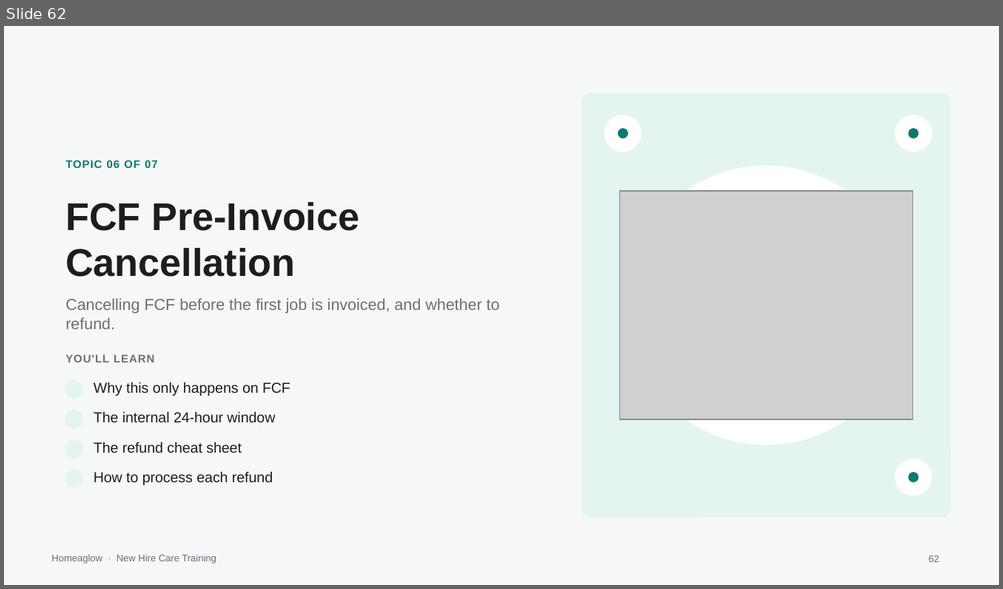
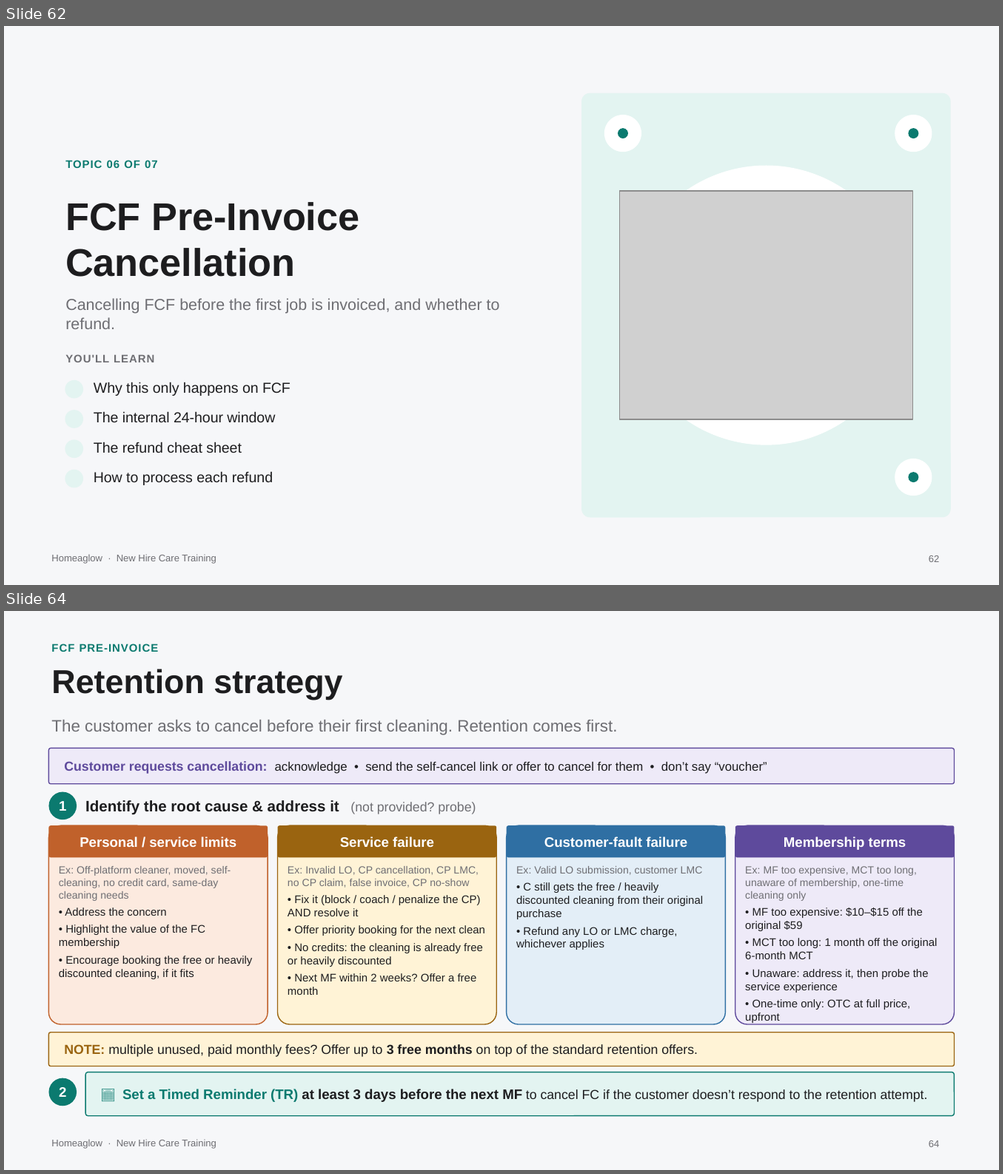
Before and after one commit to anjulimichelle/training, a slide deck: retention-membership-cancellation/retention-membership-cancellation.pptx. Shown one above the other, each under a label of ours: slide 62 before the commit, slides 62 and 64 after it; the slides between them are not shown. The pictures are 1003x589 and 1003x1174 pixels, drawn with LibreOffice and Linux fonts; fonts in the diff are those of the drawing; grey boxes stand for pictures; background and template pictures are left out. Boxes give left, top, right and bottom in pixels: in the first picture for what was removed or moved away, otherwise in the second. Text is boxed around its words. In the diff, an @@ line names an element or a change of style, - is before the commit and + after.

```diff
--- a/retention-membership-cancellation/retention-membership-cancellation.pptx
+++ b/retention-membership-cancellation/retention-membership-cancellation.pptx
@@ slide 64 added at [4,611,999,1170], background #F6F7F9; not listed: 1 template element that a slide beside it also shows @@
@@ text added at [51,644,159,652], 8 pt, text #0B7A6F, bold @@
+FCF PRE-INVOICE
@@ text added at [51,669,342,700], 24 pt, text #1D1D1F, bold @@
+Retention strategy
@@ text added at [51,720,617,735], 12 pt, text #6E6E73 @@
+The customer asks to cancel before their first cleaning. Retention comes first.
@@ rounded rectangle added at [48,748,954,784], fill #EEEAF8, outline #5E4A9C 0.75 pt, 9 pt, text #1D1D1F @@
+Customer requests cancellation: acknowledge • send the self-cancel link or offer to cancel for them • don’t say “voucher”
@@ rounded rectangle added at [48,792,77,820], fill #0B7A6F, 10 pt, text #FFFFFF, bold @@
+1
@@ text added at [85,800,475,815], 11 pt, text #1D1D1F, bold @@
+Identify the root cause & address it (not provided? probe)
@@ rounded rectangle added at [48,826,267,1025], fill #FCEADF, outline #C0612B 0.75 pt @@
@@ rounded rectangle added at [48,826,267,857], fill #C0612B, 10 pt, text #FFFFFF, bold @@
+Personal / service limits
@@ rounded rectangle added at [278,826,496,1025], fill #FFF3D6, outline #9A6410 0.75 pt @@
@@ rounded rectangle added at [278,826,496,857], fill #9A6410, 10 pt, text #FFFFFF, bold @@
+Service failure
@@ rounded rectangle added at [506,826,725,1025], fill #E3EEF7, outline #2F6FA3 0.75 pt @@
@@ rounded rectangle added at [506,826,725,857], fill #2F6FA3, 10 pt, text #FFFFFF, bold @@
+Customer-fault failure
@@ rounded rectangle added at [735,826,954,1025], fill #EEEAF8, outline #5E4A9C 0.75 pt @@
@@ rounded rectangle added at [735,826,954,857], fill #5E4A9C, 10 pt, text #FFFFFF, bold @@
+Membership terms
@@ text added at [59,866,253,980], 8 pt, text #1D1D1F @@
+Ex: Off-platform cleaner, moved, self-cleaning, no credit card, same-day cleaning needs
+• Address the concern
+• Highlight the value of the FC membership
+• Encourage booking the free or heavily discounted cleaning, if it fits
@@ text added at [287,866,485,995], 8 pt, text #1D1D1F @@
+Ex: Invalid LO, CP cancellation, CP LMC, no CP claim, false invoice, CP no-show
+• Fix it (block / coach / penalize the CP) AND resolve it
+• Offer priority booking for the next clean
+• No credits: the cleaning is already free or heavily discounted
+• Next MF within 2 weeks? Offer a free month
@@ text added at [516,866,703,950], 8 pt, text #1D1D1F @@
+Ex: Valid LO submission, customer LMC
+• C still gets the free / heavily discounted cleaning from their original purchase
+• Refund any LO or LMC charge, whichever applies
@@ text added at [745,866,936,1023], 8 pt, text #1D1D1F @@
+Ex: MF too expensive, MCT too long, unaware of membership, one-time cleaning only
+• MF too expensive: $10–$15 off the original $59
+• MCT too long: 1 month off the original 6-month MCT
+• Unaware: address it, then probe the service experience
+• One-time only: OTC at full price, upfront
@@ rounded rectangle added at [48,1033,954,1067], fill #FFF3D6, outline #9A6410 0.75 pt, 9.5 pt, text #1D1D1F @@
+NOTE: multiple unused, paid monthly fees? Offer up to 3 free months on top of the standard retention offers.
@@ rounded rectangle added at [85,1073,954,1116], fill #E3F4F1, outline #0B7A6F 0.75 pt, 9.5 pt, text #1D1D1F @@
+📅 Set a Timed Reminder (TR) at least 3 days before the next MF to cancel FC if the customer doesn’t respond to the retention attempt.
@@ rounded rectangle added at [48,1079,77,1106], fill #0B7A6F, 10 pt, text #FFFFFF, bold @@
+2
@@ page number added at [928,1141,939,1147], 7 pt, text #6E6E73 @@
+64
```
Also in this commit, not shown: 2 slides changed, 1 other slide added, 1 other file.
